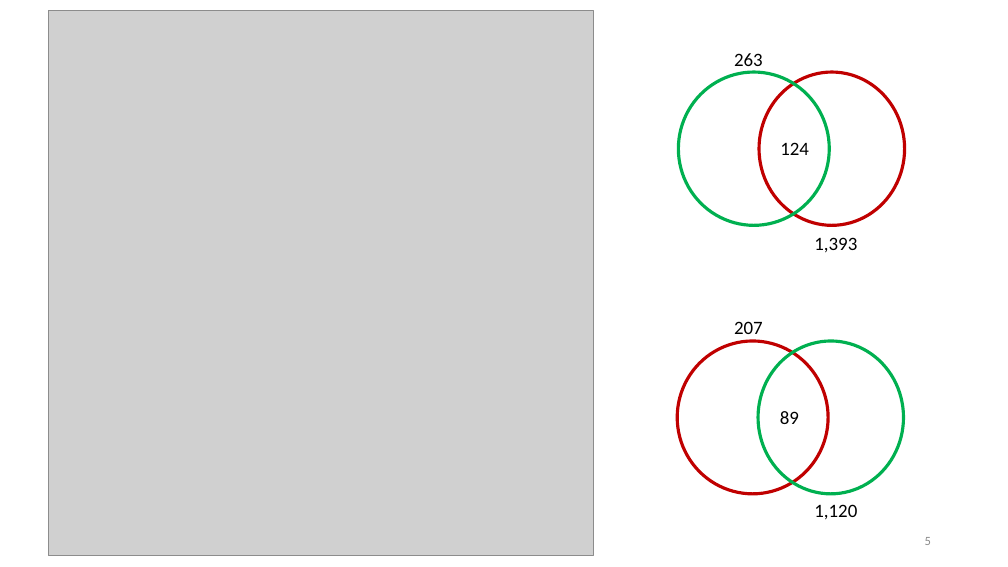
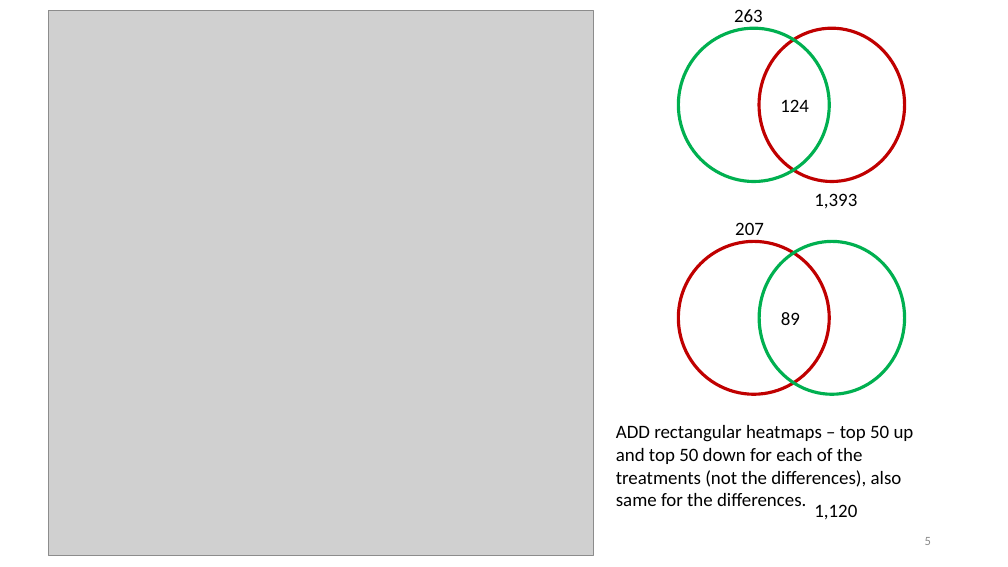
Before and after one commit to KongLabRUSP/mes13, a slide deck: slide 5 of docs/mes13_tiia_v3.pptx. Drawn at 1008x567 pixels with LibreOffice and Linux fonts; fonts in the diff are those of the drawing; grey boxes stand for pictures. Boxes give left, top, right and bottom in pixels: in the first picture for what was removed or moved away, otherwise in the second. Text is boxed around its words. In the diff, an @@ line names an element or a change of style, - is before the commit and + after.

```diff
--- a/docs/mes13_tiia_v3.pptx
+++ b/docs/mes13_tiia_v3.pptx
@@ 3 texts, 2 ellipses: place and size @@
-3 texts, 2 ellipses at <box>678,53,905,253</box>
+3 texts, 2 ellipses at <box>678,9,905,209</box>
@@ 2 texts, 2 ellipses: place and size @@
-2 texts, 2 ellipses at <box>678,321,904,494</box>
+2 texts, 2 ellipses at <box>678,222,904,394</box>
@@ text added at <box>616,425,914,506</box>, 18 pt, text #000000 @@
+ADD rectangular heatmaps – top 50 up and top 50 down for each of the treatments (not the differences), also same for the differences.
```
Also in this commit, not shown: 1 other slide changed, 3 slides added, 3 slides removed, 14 other files.
